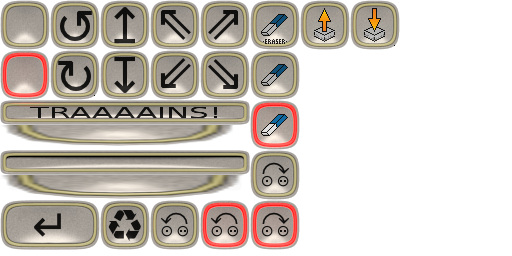
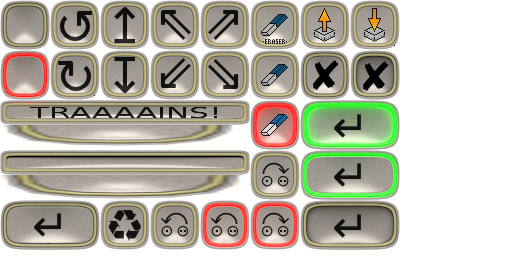
The second 512×256 image is a revision of the first. Changes to its layers:
painted on "Clipboard copy#1" over [311, 80, 389, 97]
added layer "✘#1" above "✘" over [362, 61, 389, 91]
added layer "✘" above "Background" over [312, 60, 339, 90]
painted on "Background", unmasked it over [6, 7, 395, 247]
painted on "Clipboard copy" over [0, 0, 400, 250]
